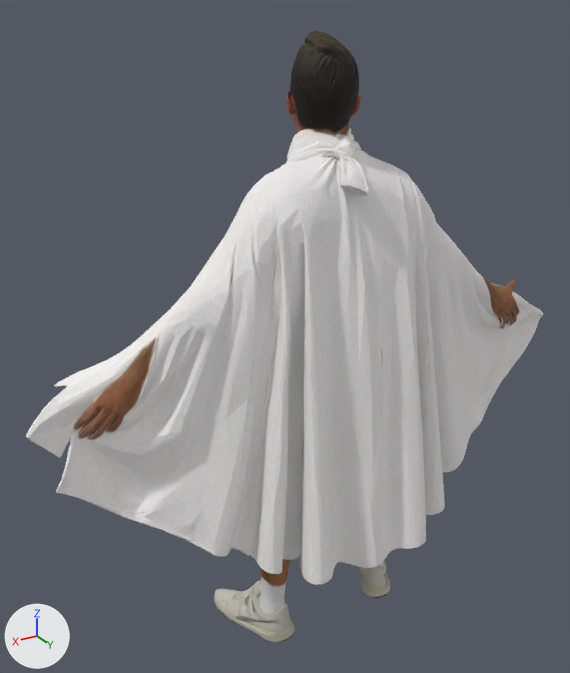
A saved change to the glTF model brawler-new/models/joe.glb.
Before and after are seen from a 50 mm camera at (1.178, 1.688, 1.859) aimed at (0.105, -0.101, 0.965). Arrows for +X, +Y and +Z are at lower left; the lights stay in place. The older version comes first. Where no turn or scale is listed for an object, it has been applied to the vertices. Vertices at exactly the same position are counted once.

The first picture shows 'char1'.
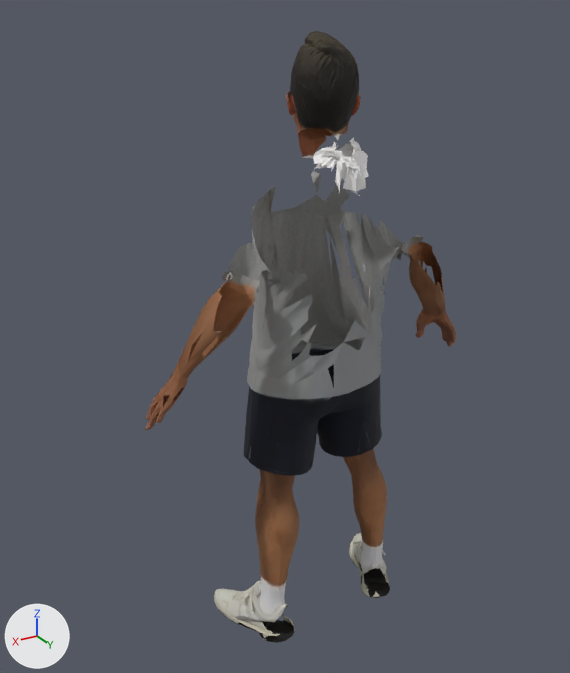
The change, as JSON lines over the scene's bpy script:
```json
{"block": "me_mesh_0", "where": "# used by ob_char1; location = (0.0, 0.0, 0.0)"}
{"op": "remove", "block": "me_mesh_0", "code": "me_mesh_0.from_pydata(...)  # 10152 vertices, 20382 faces; spans x -0.87..0.87, y -0.26..0.26, z 0.0..1.78"}
{"op": "add", "block": "me_mesh_0", "code": "me_mesh_0.from_pydata(...)  # 4518 vertices, 8580 faces; spans x -0.53..0.54, y -0.26..0.08, z 0.0..1.78"}
{"block": "me_mesh_0", "change": "me_mesh_0 part 1: 6 vertices moved within x -0.31..0.03, y -0.13..0.07, z 1.21..1.5; 5578 vertices removed from x -0.87..0.87, y -0.25..0.26, z 0.33..1.55"}
{"block": "me_mesh_0", "change": "me_mesh_0 part 2: 29 vertices removed from x -0.25..-0.15, y -0.03..0.06, z 0.02..0.09"}
{"block": "me_mesh_0", "change": "me_mesh_0 part 3: 27 vertices removed from x 0.16..0.26, y -0.03..0.06, z 0.01..0.08"}
```

Boxes (x1, y1, x2, y2) around the edits, measured in the pictures (570 x 673 px):
```json
{"object": "char1", "change": "reshaped", "before": [26, 31, 543, 643], "after": [145, 31, 456, 643], "on screen": "40% narrower"}
{"part": 1, "of": "me_mesh_0", "change": "cut back", "before": [26, 125, 543, 585], "after": [321, 139, 428, 248]}
{"part": 2, "of": "me_mesh_0", "change": "deleted", "before": [359, 567, 390, 597]}
{"part": 3, "of": "me_mesh_0", "change": "deleted", "before": [238, 605, 294, 643]}
```
